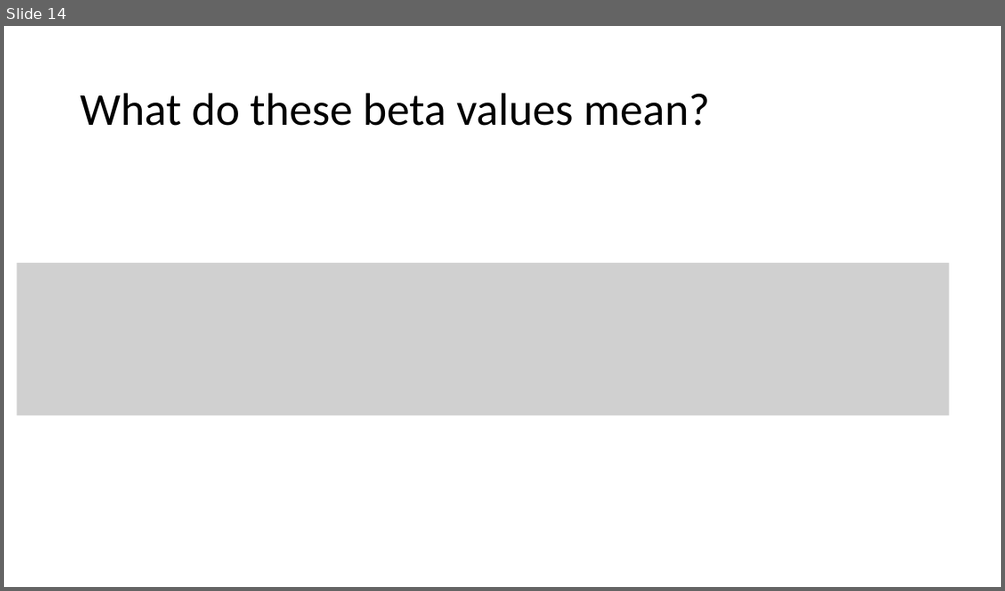
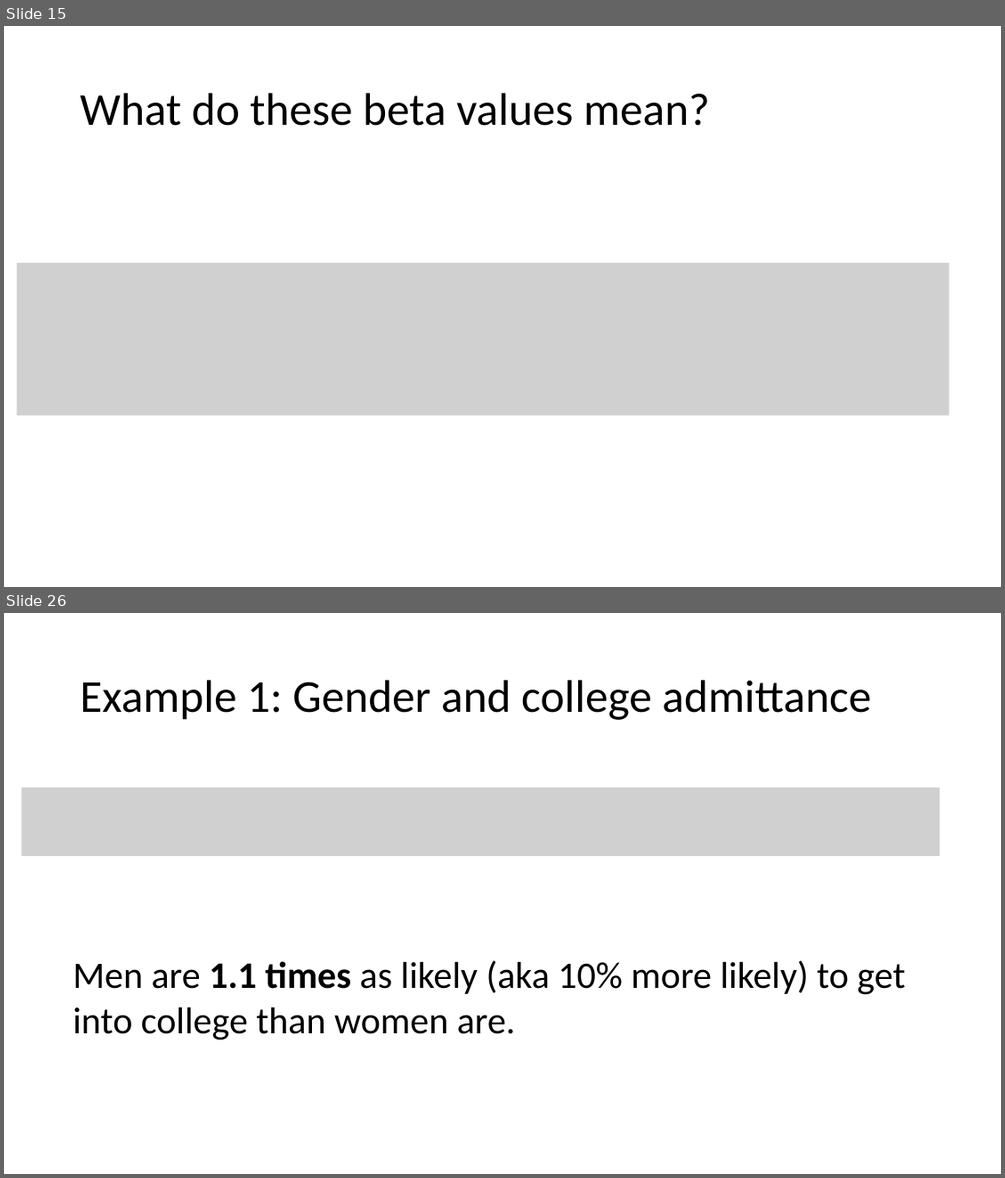
Before and after one commit to bertozzivill/infx572_winter17, a slide deck: module_10/part_2/deck_3.pptx. Shown one above the other, each under a label of ours: slide 14 before the commit, slides 15 and 26 after it; the slides between them are not shown. The pictures are 1005x591 and 1005x1178 pixels, drawn with LibreOffice and Linux fonts; fonts in the diff are those of the drawing; grey boxes stand for pictures. Boxes give left, top, right and bottom in pixels: in the first picture for what was removed or moved away, otherwise in the second. Text is boxed around its words. In the diff, an @@ line names an element or a change of style, - is before the commit and + after.

```diff
--- a/module_10/part_2/deck_3.pptx
+++ b/module_10/part_2/deck_3.pptx
@@ slide 26 added at (4,613,1001,1174), background #FFFFFF @@
@@ title added at (80,680,871,720), 44 pt, text #000000 @@
+Example 1: Gender and college admittance
@@ picture added at (21,787,939,856) @@
@@ text added at (73,960,905,1040), 36 pt, text #000000 @@
+Men are 1.1 times as likely (aka 10% more likely) to get into college than women are.
@@ what was slide 14 is now slide 15 @@
```
Also in this commit, not shown: 2 slides changed, 24 other slides added, 3 other files.
